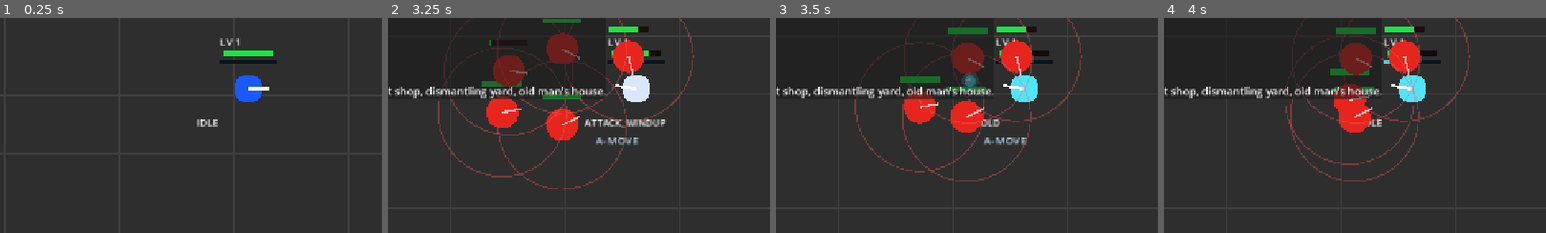
Above: before the commit, frames 1-4 (left to right).
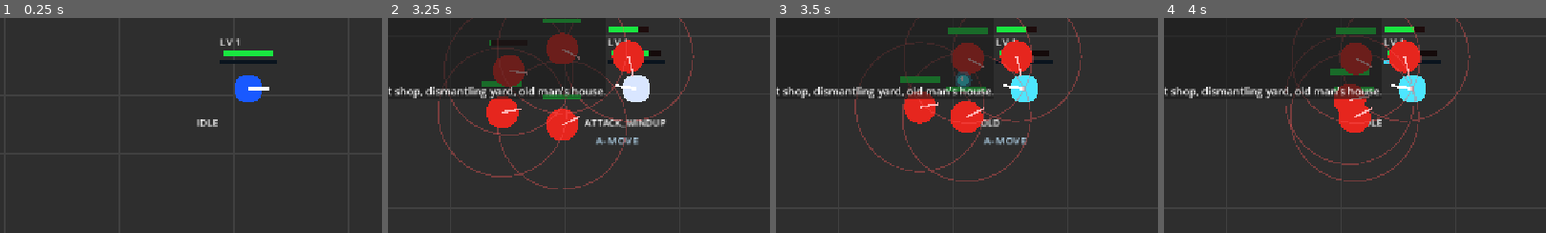
Above: after the commit, the same moments.

Repository: danyoon0760/last-archer
Game: Godot game, scene res://scenes/Main.tscn
The game is run twice, just before and just after one commit, with the same random seed, the same clock (stepped at 60 frames per second) and the same inputs.
Inputs (mouse positions are % of the whole screen's width and height, from its top left):
- Up to frame 1 (0.25 s): no input
- Up to frame 2 (3.25 s): tap Enter at 0.5 s; move the mouse to (45, 70) at 0.52 s; hold W 0.53-2.03 s; tap T at 0.6 s; click (45, 70) at 0.67 s; move the mouse to (80, 65) at 1.27 s; tap H at 1.35 s; move the mouse to (20, 35) at 2.02 s; hold A from 2.03 s (still down); tap R at 2.1 s; move the mouse to (55, 50) at 2.77 s; tap E at 2.85 s; click (55, 50) at 2.92 s
- Up to frame 3 (3.5 s): keep holding A
- Up to frame 4 (4 s): move the mouse to (35, 25) at 3.52 s; release A at 3.53 s; hold S from 3.53 s (still down); tap Q at 3.6 s
The pictures show only the part of the screen within x 18-68%, y 34-84%; the shares and areas given below are measured in that part.

Frames 1-2 are identical in both runs. In frame 3, 0.4% of the frame differs, in the area x 47-53%, y 24-33%; in frame 4, nothing differs.

Commit message:
Stabilize enemy defeat and deferred orb spawning

Diff:
--- a/scripts/enemy_dummy.gd
+++ b/scripts/enemy_dummy.gd
@@ -21,6 +21,7 @@
 
 func _ready() -> void:
 	hp = max_hp
+	add_to_group("enemies")
 	find_player()
 	game_manager = get_tree().get_first_node_in_group("game_manager")
 	queue_redraw()
@@ -74,7 +75,11 @@
 		defeat()
 
 func defeat() -> void:
+	if defeated_once:
+		return
 	defeated_once = true
+	set_physics_process(false)
+	set_process(false)
 	spawn_exp_orbs()
 	give_defeat_rewards()
 	defeated.emit()
@@ -94,28 +99,26 @@
 		var direction: Vector2 = Vector2.RIGHT.rotated(angle)
 		var strength: float = randf_range(0.55, 1.2)
 		var orb: Node = exp_orb_scene.instantiate()
-		get_tree().current_scene.add_child(orb)
+		var parent: Node = get_tree().current_scene
+		if parent == null:
+			parent = get_parent()
+		if parent != null:
+			parent.add_child.call_deferred(orb)
 		if orb.has_method("setup"):
-			orb.setup(global_position, direction, strength, 1)
+			orb.call_deferred("setup", global_position, direction, strength, 1)
 
 func _draw() -> void:
-	# Temporary enemy placeholder.
 	draw_circle(Vector2.ZERO, 18.0, Color(0.9, 0.15, 0.12))
-
-	# Attack range circle while prototyping.
 	draw_arc(Vector2.ZERO, attack_range, 0.0, TAU, 36, Color(1.0, 0.35, 0.35, 0.35), 1.5)
 
-	# Small direction/aggro marker.
 	if is_instance_valid(player):
 		var to_player: Vector2 = player.global_position - global_position
 		if to_player.length() <= chase_range:
 			draw_line(Vector2.ZERO, to_player.normalized() * 22.0, Color(1.0, 0.7, 0.7), 2.0)
 
-	# Simple HP bar.
 	var bar_width: float = 44.0
 	var bar_height: float = 6.0
 	var hp_ratio: float = clampf(float(hp) / float(max_hp), 0.0, 1.0)
 	var bar_pos: Vector2 = Vector2(-bar_width / 2.0, -34.0)
-
 	draw_rect(Rect2(bar_pos, Vector2(bar_width, bar_height)), Color(0.12, 0.05, 0.05))
 	draw_rect(Rect2(bar_pos, Vector2(bar_width * hp_ratio, bar_height)), Color(0.1, 0.9, 0.25))
